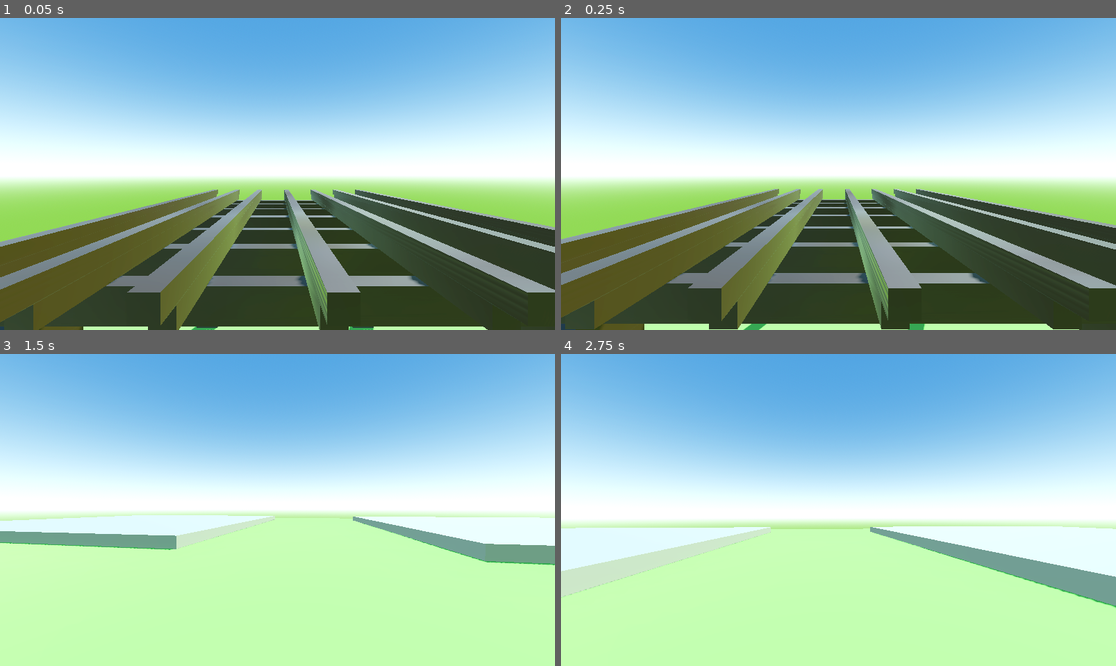
Above: before the commit, frames 1-4 (two rows, left to right).
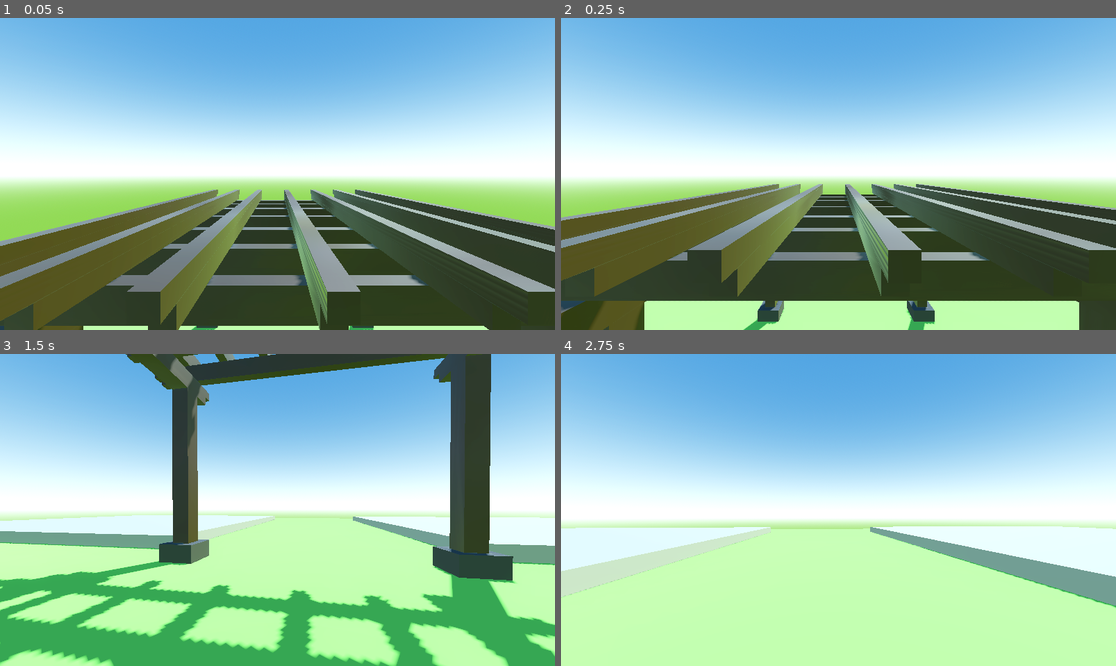
Above: after the commit, the same moments.

Repository: MagmaOverlord/Sound-Game-Jam-2025
Game: Godot game, scene res://Scenes/Main.tscn
Same seed, same stepped clock (60 frames per second), same inputs: the game is played once before the commit and once after it.
Inputs (mouse positions are in pixels of both pictures, inside the frame that each line leads up to):
- Up to frame 1 (0.05 s): no input
- Up to frame 2 (0.25 s): no input
- Up to frame 3 (1.5 s): move the mouse to (305, 510) at 0.52 s; hold W (move_forward) from 0.53 s (still down); move the mouse to (249, 510) at 1.27 s
- Up to frame 4 (2.75 s): keep holding W (move_forward); move the mouse to (849, 503) at 2.02 s

The runs differ from the first frame. In frame 1, 1.3% of the frame differs, in the area x 0-100%, y 55-100%; in frame 2, 23%; in frame 3, 29%, in the area x 0-100%, y 0-100%; in frame 4, nothing differs.

Commit message:
updated gazebo collisions

Diff:
--- a/Scenes/Main.tscn
+++ b/Scenes/Main.tscn
@@ -31,6 +31,12 @@
 [sub_resource type="StandardMaterial3D" id="StandardMaterial3D_kln2b"]
 albedo_color = Color(0.49638885, 0.25021294, 0.031720906, 1)
 
+[sub_resource type="BoxShape3D" id="BoxShape3D_kln2b"]
+size = Vector3(0.4396286, 0.4074402, 2.0508194)
+
+[sub_resource type="BoxShape3D" id="BoxShape3D_rgh2o"]
+size = Vector3(4.015167, 4.024719, 0.6230469)
+
 [sub_resource type="BoxMesh" id="BoxMesh_r150o"]
 
 [node name="Node3D" type="Node3D"]
@@ -62,12 +68,34 @@
 skeleton = NodePath("../..")
 surface_material_override/0 = SubResource("StandardMaterial3D_kln2b")
 
-[node name="RigidBody3D" type="RigidBody3D" parent="Scenery"]
-
-[node name="MeshInstance3D" type="MeshInstance3D" parent="Scenery/RigidBody3D"]
+[node name="MeshInstance3D" type="MeshInstance3D" parent="Scenery"]
 transform = Transform3D(2.5, 0, 0, 0, -1.09278474e-07, -2.5, 0, 2.5, -1.09278474e-07, 0, -1.7396318, 0)
 mesh = ExtResource("1_kln2b")
+skeleton = NodePath("")
 surface_material_override/0 = ExtResource("2_rgh2o")
+
+[node name="StaticBody3D" type="StaticBody3D" parent="Scenery/MeshInstance3D"]
+transform = Transform3D(1, 0, 0, 0, 1, -3.5527137e-15, 0, 3.5527137e-15, 1, 0, 0, 0)
+
+[node name="LegCollision" type="CollisionShape3D" parent="Scenery/MeshInstance3D/StaticBody3D"]
+transform = Transform3D(1, 0, 0, 0, 1, 3.5527137e-15, 0, -3.5527137e-15, 1, 1.4812034, 1.3993423, -1.6744748)
+shape = SubResource("BoxShape3D_kln2b")
+
+[node name="LegCollision2" type="CollisionShape3D" parent="Scenery/MeshInstance3D/StaticBody3D"]
+transform = Transform3D(1, 0, 0, 0, 1, 3.5527137e-15, 0, -3.5527137e-15, 1, 1.4944401, -1.5018982, -1.6962688)
+shape = SubResource("BoxShape3D_kln2b")
+
+[node name="LegCollision3" type="CollisionShape3D" parent="Scenery/MeshInstance3D/StaticBody3D"]
+transform = Transform3D(1, 0, 0, 0, 1, 3.5527137e-15, 0, -3.5527137e-15, 1, -1.5018771, -1.5018982, -1.6962688)
+shape = SubResource("BoxShape3D_kln2b")
+
+[node name="LegCollision4" type="CollisionShape3D" parent="Scenery/MeshInstance3D/StaticBody3D"]
+transform = Transform3D(1, 0, 0, 0, 1, 3.5527137e-15, 0, -3.5527137e-15, 1, -1.5047086, 1.4025743, -1.6962698)
+shape = SubResource("BoxShape3D_kln2b")
+
+[node name="TopCollision" type="CollisionShape3D" parent="Scenery/MeshInstance3D/StaticBody3D"]
+transform = Transform3D(1, 0, 0, 0, 1, 3.5527137e-15, 0, -3.5527137e-15, 1, 0.017868042, -0.06283595, -3.0052457)
+shape = SubResource("BoxShape3D_rgh2o")
 
 [node name="Player" parent="." instance=ExtResource("1_r150o")]
 transform = Transform3D(1, 0, 0, 0, 1, 0, 0, 0, 1, -0.4123993, 6.340317, 6.5195837)
Not shown: 1 places in Scenes/Main.tscn that only renumber resources
